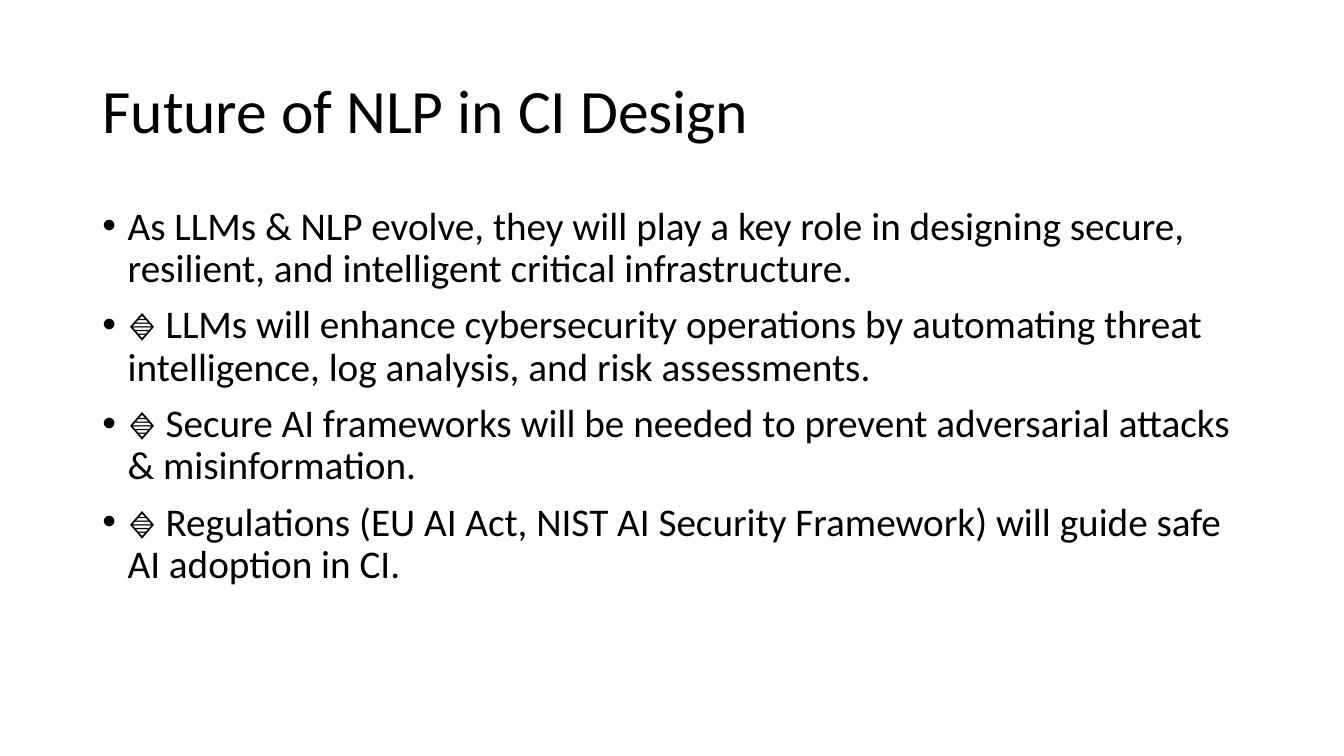
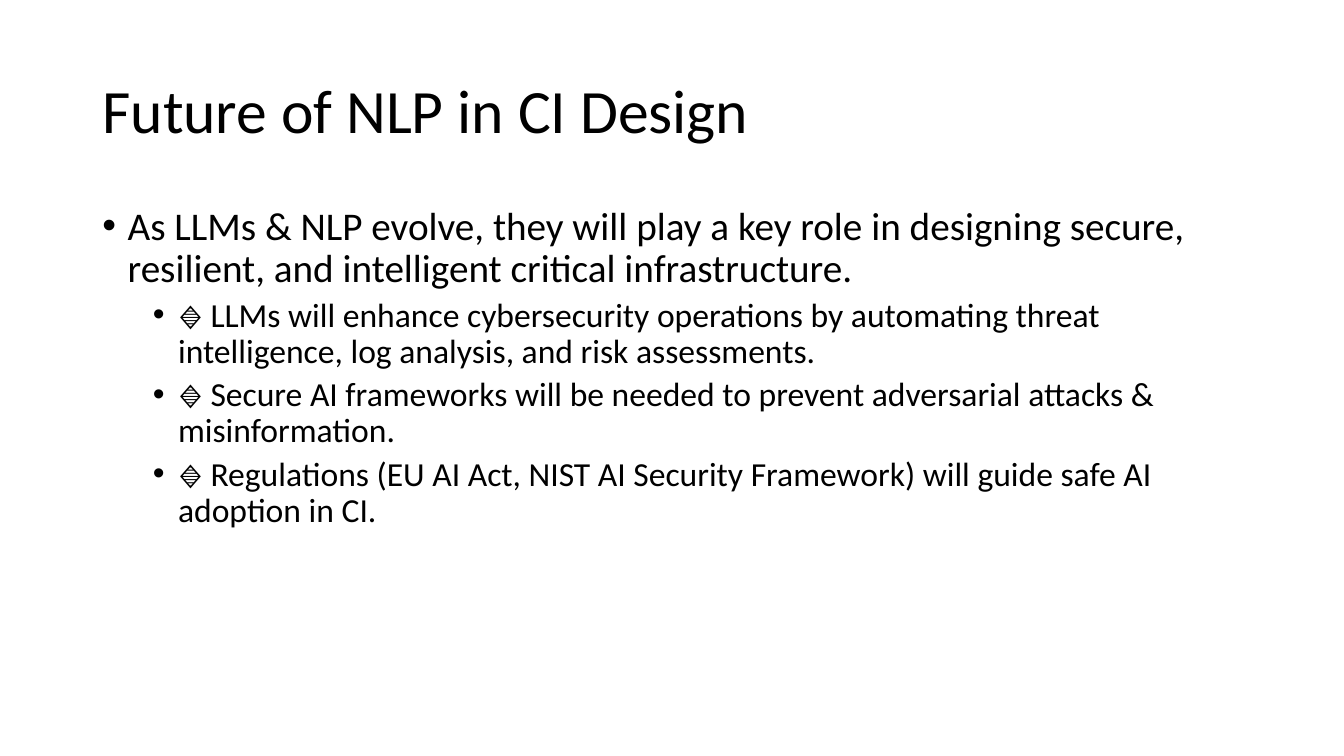
Before and after one commit to motazsaad/NLP-Theresa, a slide deck: slide 14 of slides/LLMs/NLP for CI design.pptx. Drawn at 1344x756 pixels with LibreOffice and Linux fonts; fonts in the diff are those of the drawing. Boxes give left, top, right and bottom in pixels: in the first picture for what was removed or moved away, otherwise in the second. Text is boxed around its words. In the diff, an @@ line names an element or a change of style, - is before the commit and + after.

```diff
--- a/slides/LLMs/NLP for CI design.pptx
+++ b/slides/LLMs/NLP for CI design.pptx
@@ text at (178,303,1151,528): size 28 to 24 pt in "🔹 LLMs will enhance cybersecurity operations by ...", "🔹 Secure AI frameworks will be needed ...", "🔹 Regulations (EU AI Act, NIST AI ..."; list level 1 to 2 in "🔹 LLMs will enhance cybersecurity ..."; list level 1 to 2 in "🔹 Secure AI frameworks will ..."; list level 1 to 2 in "🔹 Regulations (EU AI Act, ..." @@
```
Also in this commit, not shown: 7 other slides changed, 24 slides removed.
